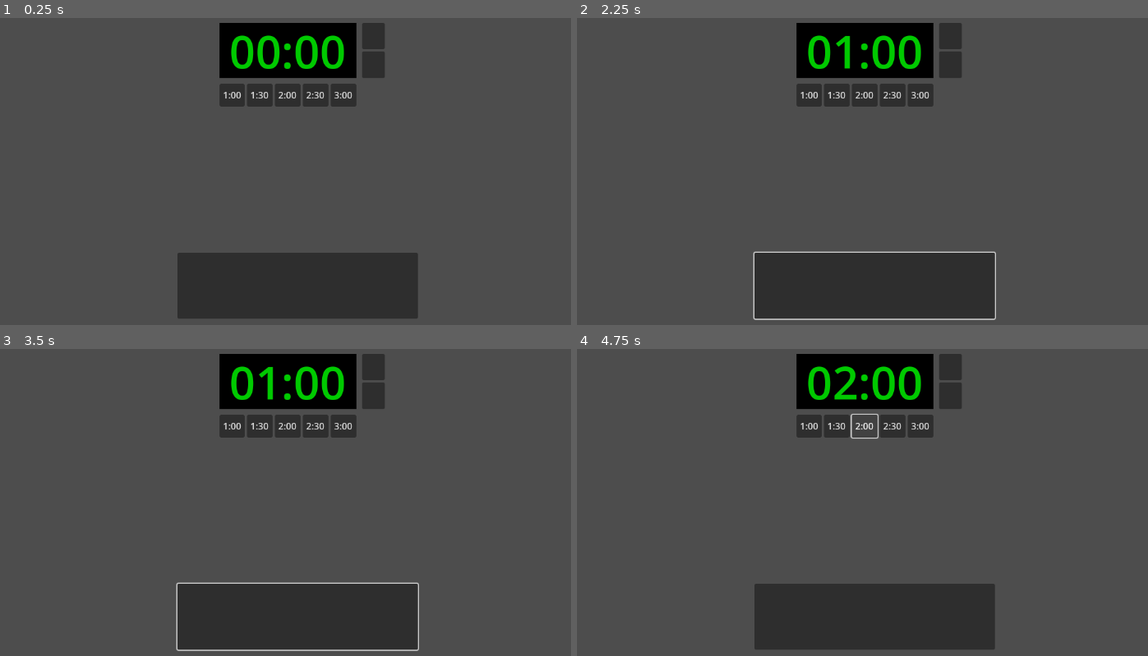
Above: before the commit, frames 1-4 (two rows, left to right).
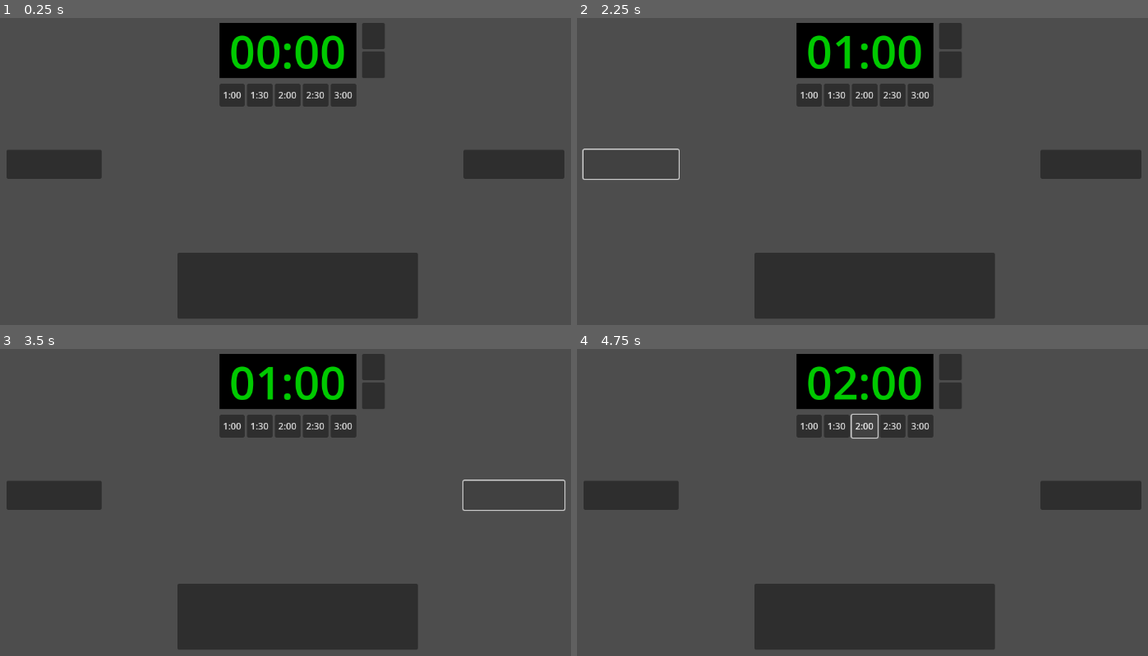
Above: after the commit, the same moments.

Repository: jonatas57/placar-morganti
Game: Godot game, scene res://scenes/control.tscn
The game is run twice, just before and just after one commit, with the same random seed, the same clock (stepped at 60 frames per second) and the same inputs.
Inputs (mouse positions are in pixels of both pictures, inside the frame that each line leads up to):
- Up to frame 1 (0.25 s): no input
- Up to frame 2 (2.25 s): click "1:00" at 0.5 s; click (873, 285) at 1.25 s; click (628, 165) at 2.02 s
- Up to frame 3 (3.5 s): click (513, 496) at 2.77 s
- Up to frame 4 (4.75 s): click "1:30" at 3.5 s; click "2:00" at 4.25 s

The runs differ from the first frame. In frame 1, 3.2% of the frame differs, in the area x 1-99%, y 43-53%; in frame 2, 2.4%; in frame 3, 2.3%; in frame 4, 3.2%.

Commit message:
feat: adiciona pontuação dos lutadores

Diff:
--- a/scenes/control.tscn
+++ b/scenes/control.tscn
@@ -119,3 +119,17 @@
 size = Vector2i(800, 600)
 visible = false
 force_native = true
+
+[node name="IncreaseRedScore" type="Button" parent="."]
+layout_mode = 0
+offset_left = 82.0
+offset_top = 288.0
+offset_right = 249.0
+offset_bottom = 339.0
+
+[node name="IncreaseWhiteScore" type="Button" parent="."]
+layout_mode = 0
+offset_left = 884.0
+offset_top = 288.0
+offset_right = 1061.0
+offset_bottom = 339.0
--- a/scenes/display.tscn
+++ b/scenes/display.tscn
@@ -1,14 +1,21 @@
-[gd_scene load_steps=4 format=3 uid="uid://8wp1qvgfxcj5"]
+[gd_scene load_steps=6 format=3 uid="uid://8wp1qvgfxcj5"]
 
 [ext_resource type="Script" path="res://scripts/display.gd" id="1_6thyt"]
 [ext_resource type="Texture2D" uid="uid://rx5dhkpnur34" path="res://textures/morganti-logo.png" id="2_abx0k"]
+
+[sub_resource type="LabelSettings" id="LabelSettings_o0msx"]
+font_size = 220
+
+[sub_resource type="LabelSettings" id="LabelSettings_vagk5"]
+font_size = 220
+font_color = Color(0, 0, 0, 1)
 
 [sub_resource type="LabelSettings" id="LabelSettings_274ar"]
 line_spacing = 0.0
 font_size = 234
 font_color = Color(0, 0.792157, 0, 1)
 
-[node name="Display" type="Control" node_paths=PackedStringArray("timer_label")]
+[node name="Display" type="Control" node_paths=PackedStringArray("timer_label", "redScore", "whiteScore")]
 layout_mode = 3
 anchors_preset = 15
 anchor_right = 1.0
@@ -17,6 +24,8 @@
 grow_vertical = 2
 script = ExtResource("1_6thyt")
 timer_label = NodePath("Container/BottomRow/Timer")
+redScore = NodePath("Container/TopRow/ColorRect/RedScore")
+whiteScore = NodePath("Container/TopRow/ColorRect3/WhiteScore")
 
 [node name="Container" type="VBoxContainer" parent="."]
 layout_mode = 1
@@ -36,6 +45,21 @@
 size_flags_vertical = 3
 size_flags_stretch_ratio = 0.4
 color = Color(0.709804, 0, 0, 1)
+
+[node name="RedScore" type="Label" parent="Container/TopRow/ColorRect"]
+layout_mode = 1
+anchors_preset = -1
+anchor_left = 0.25
+anchor_top = 0.5
+anchor_right = 0.25
+anchor_bottom = 0.5
+offset_left = -62.5
+offset_top = -148.0
+offset_right = 63.5
+offset_bottom = 153.0
+pivot_offset = Vector2(63, 150)
+text = "0"
+label_settings = SubResource("LabelSettings_o0msx")
 
 [node name="Control" type="Control" parent="Container/TopRow"]
 clip_contents = true
@@ -74,6 +98,21 @@
 size_flags_vertical = 3
 size_flags_stretch_ratio = 0.4
 
+[node name="WhiteScore" type="Label" parent="Container/TopRow/ColorRect3"]
+layout_mode = 1
+anchors_preset = -1
+anchor_left = 0.75
+anchor_top = 0.5
+anchor_right = 0.75
+anchor_bottom = 0.5
+offset_left = -63.0
+offset_top = -150.0
+offset_right = 63.0
+offset_bottom = 151.0
+pivot_offset = Vector2(63, 150)
+text = "0"
+label_settings = SubResource("LabelSettings_vagk5")
+
 [node name="BottomRow" type="ColorRect" parent="Container"]
 layout_mode = 2
 size_flags_vertical = 3
--- a/scripts/control_screen.gd
+++ b/scripts/control_screen.gd
@@ -6,19 +6,35 @@
 @onready var display_window: Window = $DisplayWindow
 
 var display_screen = preload("res://scenes/display.tscn")
+var Fighter = preload("res://scripts/fighter.gd")
 
+var display
+var redFighter: Fighter
+var whiteFigther: Fighter
 
 func _ready() -> void:
+	self.setupDisplayScreen()
+	self.setupFighters()
+	self.setupTimerButtons()
+
+func setupFighters():
+	self.redFighter = Fighter.new()
+	self.redFighter.addLabel(display.redScore)
+	$IncreaseRedScore.connect("pressed", func (): self.redFighter.increaseScore())
+	self.whiteFigther = Fighter.new()
+	self.whiteFigther.addLabel((display.whiteScore))
+	$IncreaseWhiteScore.connect("pressed", func (): self.whiteFigther.increaseScore())
+
+func setupTimerButtons():
 	for button in time_buttons.get_children():
 		button.connect('button_down', func (): timer.set_time(button.get_meta('value', 0)))
 
+func setupDisplayScreen():
 	display_button.connect("pressed", self.toggle_display_screen)
-
-	var display_instance = display_screen.instantiate()
-	display_window.add_child(display_instance)
+	self.display = display_screen.instantiate()
+	display_window.add_child(self.display)
 	display_window.connect("close_requested", self.toggle_display_screen)
-
-	timer.timer_instances.append(display_instance.timer_label)
+	timer.timer_instances.append(self.display.timer_label)
 
 func toggle_display_screen():
 	if display_window.is_visible():
--- a/scripts/display.gd
+++ b/scripts/display.gd
@@ -1,6 +1,9 @@
 extends Control
 
 @export var timer_label: Label
+
+@export var redScore: Label
+@export var whiteScore: Label
 
 
 func _ready() -> void:
--- /dev/null
+++ b/scripts/fighter.gd
@@ -0,0 +1,28 @@
+class_name Fighter
+extends Node
+
+var score: int = 0
+var faults: int = 0
+
+var labels: Array[Label] = []
+
+func addLabel(label: Label):
+	labels.append(label)
+
+func increaseScore():
+	score += 1
+	updateLabels()
+
+func decreaseScore():
+	score -= 1
+	updateLabels()
+
+func giveFault():
+	faults += 1
+
+func removeFault():
+	faults += 1
+
+func updateLabels():
+	for label in labels:
+		label.text = "%d" % score
